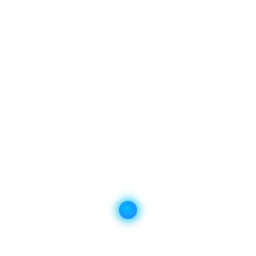
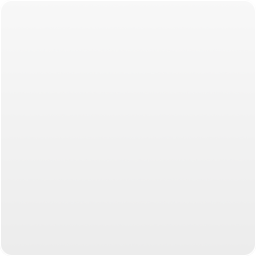
Layered file, before and after one edit (256px x 256px). Changes by layer:
hid "selected_fg" over box(119, 201, 137, 219)
hid "selected_fg #1" over box(102, 184, 154, 233)
added group "panel_edge" (41%) with 2 layers above "selected_bg" over box(0, 1, 256, 256)
added layer "innerborder" in group "panel_edge" over box(0, 1, 256, 256)
added layer "innerbg" (32%) in group "panel_edge" over box(0, 1, 256, 256)
